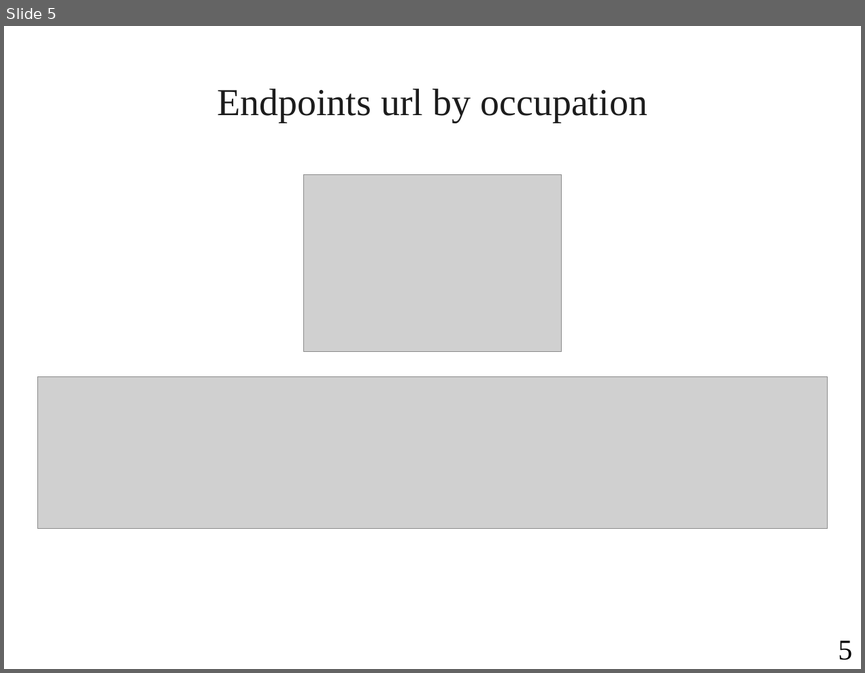
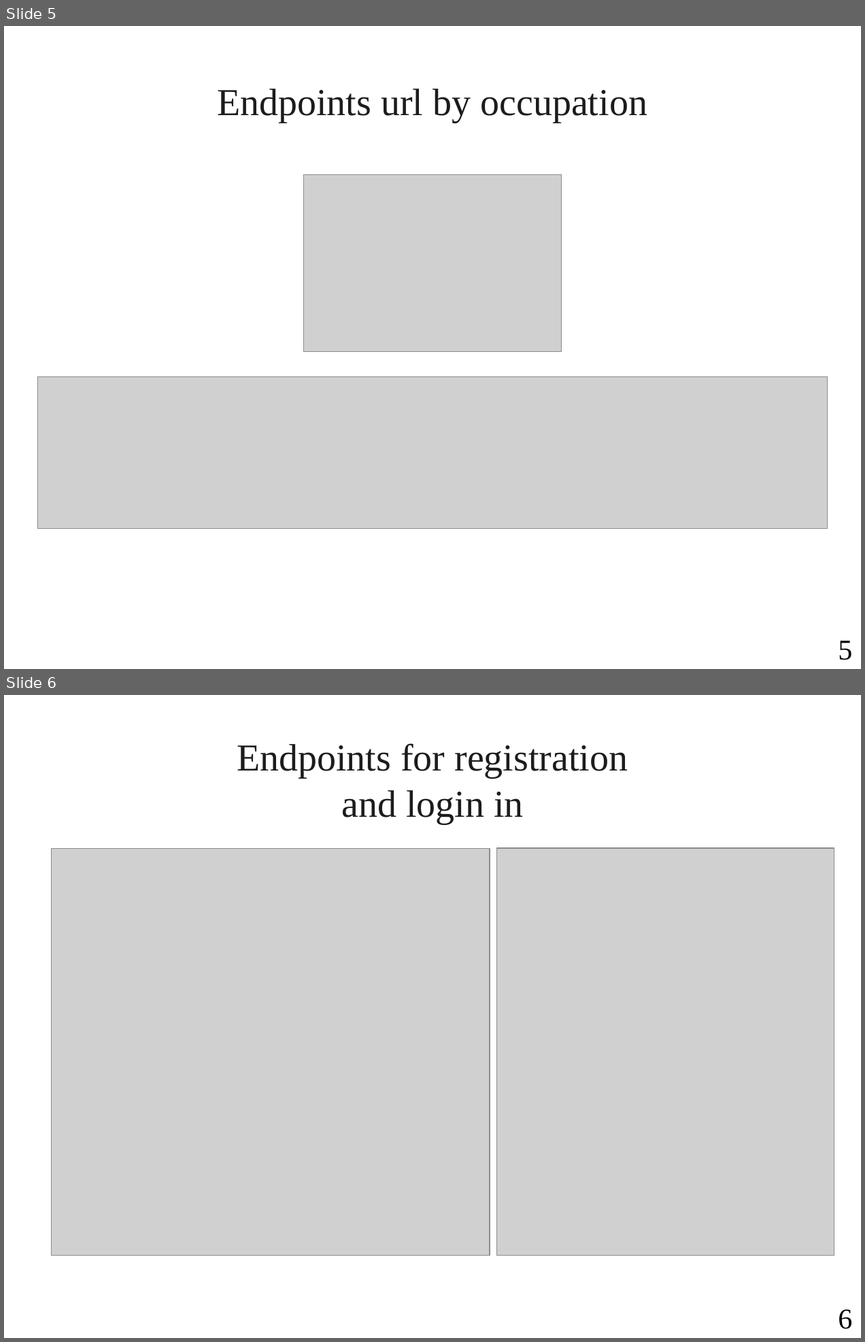
Before and after one commit to EnderLancer/Course, a slide deck: Demo 2.ppt. Shown one above the other, each under a label of ours: slide 5 before the commit, slides 5 and 6 after it. The pictures are 865x673 and 865x1342 pixels, drawn with LibreOffice and Linux fonts; fonts in the diff are those of the drawing; grey boxes stand for pictures; background and template pictures are left out. Boxes give left, top, right and bottom in pixels: in the first picture for what was removed or moved away, otherwise in the second. Text is boxed around its words. In the diff, an @@ line names an element or a change of style, - is before the commit and + after.

```diff
--- a/Demo 2.ppt
+++ b/Demo 2.ppt
@@ slide 6 added at box(4, 695, 861, 1338), background picture (left out) @@
@@ text added at box(237, 743, 628, 824), 32 pt, text #1C1C1C @@
+Endpoints for registration and login in
@@ picture added at box(51, 849, 490, 1255) @@
@@ picture added at box(496, 847, 834, 1255) @@
@@ page number added at box(838, 1309, 852, 1329), 24 pt, text #000000 @@
+6
```
Also in this commit, not shown: 6 slides changed, 1 other slide added, 1 slide removed, 7 other files.
